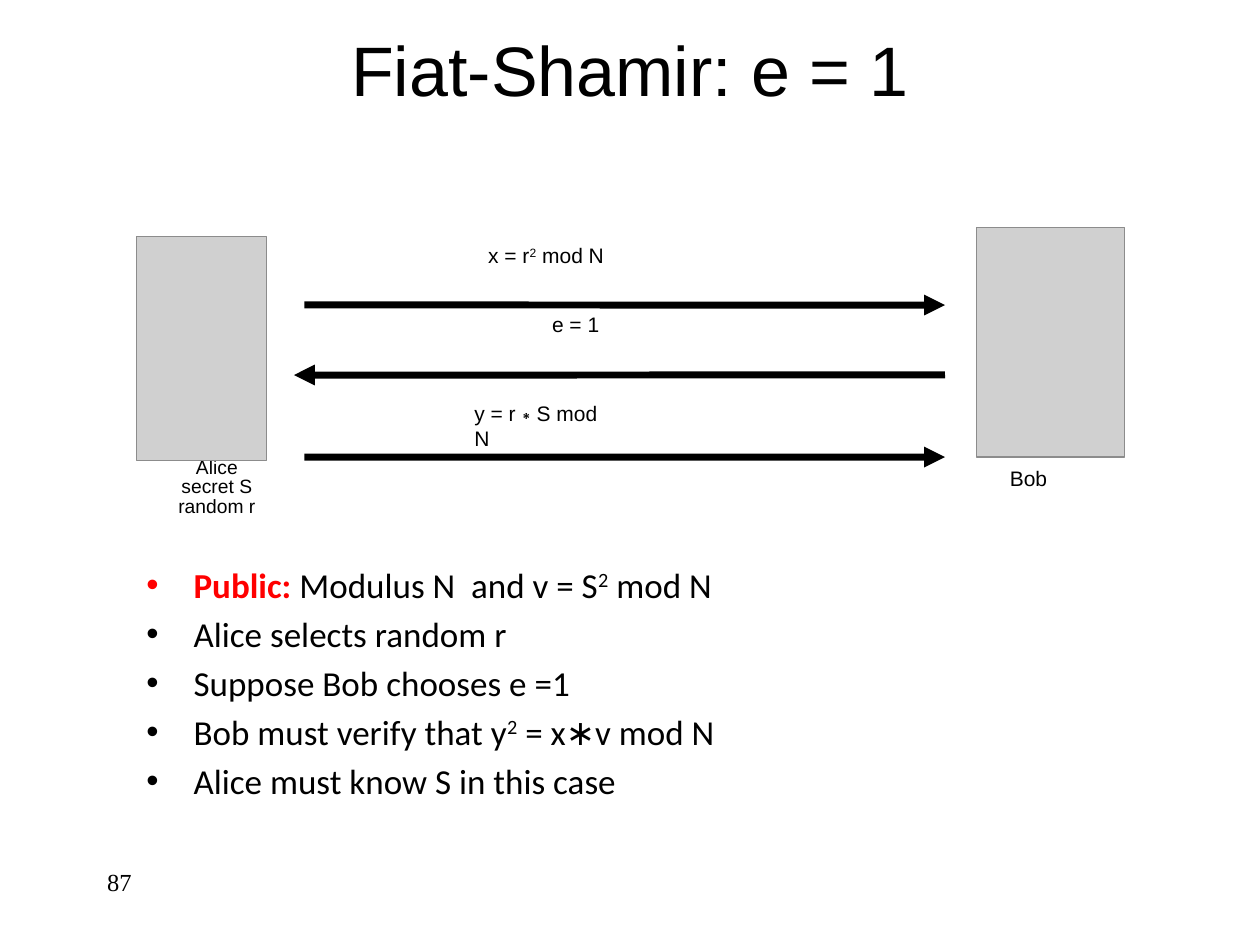
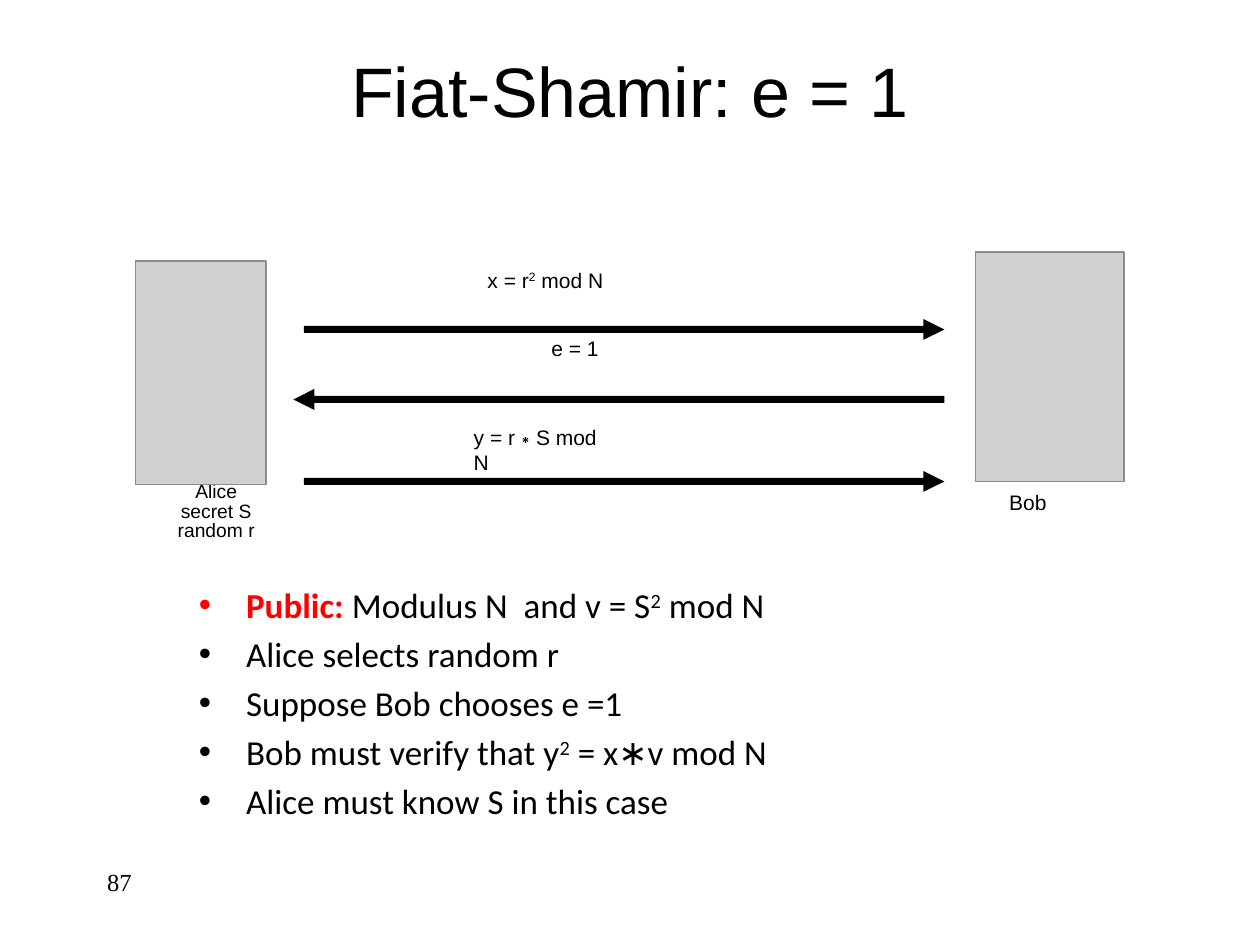
Before and after one commit to jlmucb/class_notes, a slide deck: slide 87 of BerkeleyClass/CS290Spring2013/Lectures/Cryptoclass9.pptx. Drawn at 1260x945 pixels with LibreOffice and Linux fonts; fonts in the diff are those of the drawing; grey boxes stand for pictures. Boxes give left, top, right and bottom in pixels: in the first picture for what was removed or moved away, otherwise in the second. Text is boxed around its words. In the diff, an @@ line names an element or a change of style, - is before the commit and + after.

```diff
--- a/BerkeleyClass/CS290Spring2013/Lectures/Cryptoclass9.pptx
+++ b/BerkeleyClass/CS290Spring2013/Lectures/Cryptoclass9.pptx
@@ title "Fiat-Shamir: e = 1": place and size @@
-title "Fiat-Shamir: e = 1" at (351,45,909,97)
+title "Fiat-Shamir: e = 1" at (351,66,909,118)
@@ 5 texts, 3 arrows, 2 pictures: place and size @@
-5 texts, 3 arrows, 2 pictures at (136,228,1125,514)
+5 texts, 3 arrows, 2 pictures at (136,252,1124,538)
@@ text "Public: Modulus N and v ...": place and size @@
-text "Public: Modulus N and v ..." at (194,573,715,795)
+text "Public: Modulus N and v ..." at (246,593,767,815)
```
Also in this commit, not shown: 28 other slides changed.
